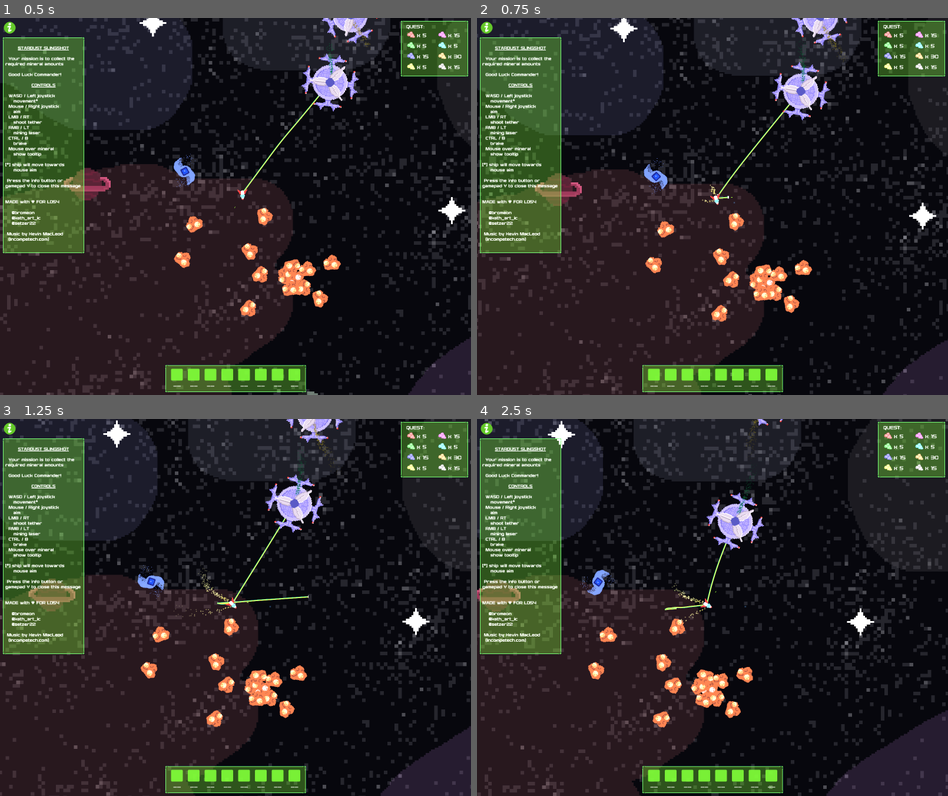
Above: before the commit, frames 1-4 (two rows, left to right).
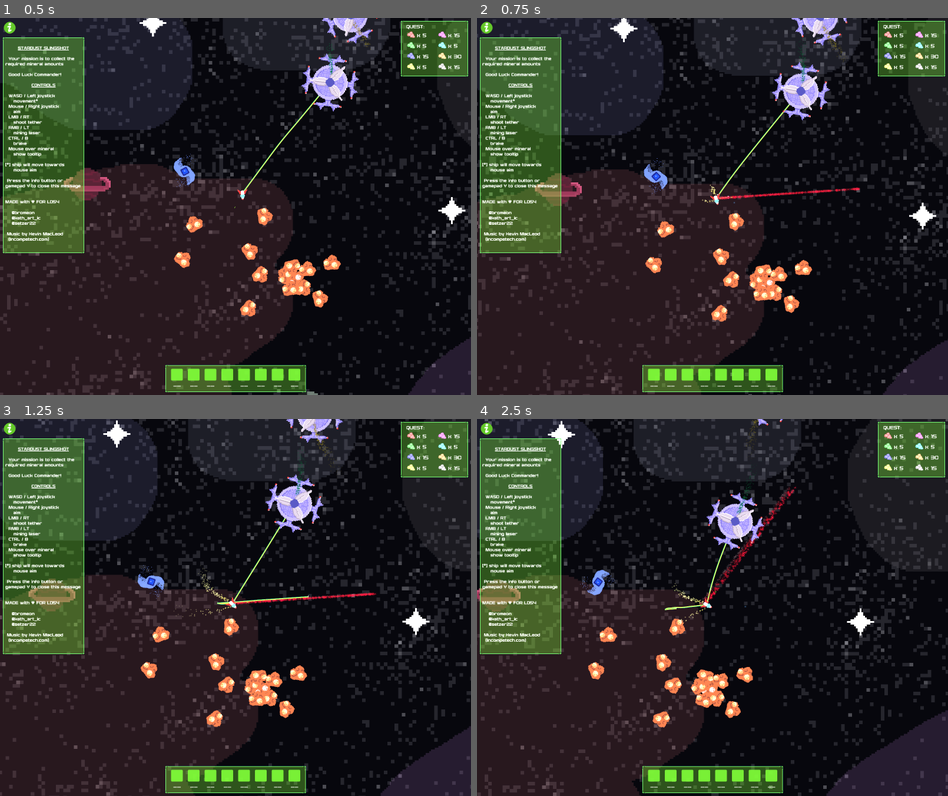
Above: after the commit, the same moments.

Repository: Bromeon/LudumDare54
Game: Godot game, scene res://Scenes/GameViewport/GameViewport.tscn
Two runs of this game, one before a commit and one after it. Both use one fixed random seed, a clock stepped at 60 frames per second and the inputs below. The engine's default icon, where the game draws it, is replaced by a stand-in: a white triangle on a blue panel in a dark square.
Inputs (mouse positions are in pixels of both pictures, inside the frame that each line leads up to):
- Up to frame 1 (0.5 s): no input
- Up to frame 2 (0.75 s): move the mouse to (816, 187) at 0.52 s; hold D (Right) from 0.53 s (still down); hold Right mouse button (ShootLaser) from 0.53 s (still down); click (816, 187) at 0.67 s
- Up to frame 3 (1.25 s): keep holding D (Right); keep holding Right mouse button (ShootLaser)
- Up to frame 4 (2.5 s): move the mouse to (618, 626) at 1.27 s; release D (Right) at 1.28 s; release Right mouse button (ShootLaser) at 1.28 s; hold Ctrl (Brake) 1.28-2.03 s; tap Space (ShootTether) at 1.35 s; move the mouse to (759, 524) at 2.02 s; hold D (Right) from 2.03 s (still down); hold Right mouse button (ShootLaser) from 2.03 s (still down)

Frame 1 is identical in both runs. In frame 2, 0.2% of the frame differs, in the area x 51-82%, y 44-49%; in frame 3, 0.2%; in frame 4, 0.4%, in the area x 47-68%, y 17-50%.

Commit message:
Fix laser on web, 2nd attempt

Diff:
--- a/Scenes/PlayerShip/Laser.tscn
+++ b/Scenes/PlayerShip/Laser.tscn
@@ -29,9 +29,6 @@
 scale_min = 1.8
 scale_max = 2.2
 color_ramp = SubResource("GradientTexture1D_axka1")
-collision_mode = 1
-collision_friction = 0.1
-collision_bounce = 0.75
 
 [sub_resource type="Gradient" id="Gradient_qxh4a"]
 offsets = PackedFloat32Array(0, 0.038961, 0.638743, 0.793194, 1)
@@ -66,7 +63,6 @@
 process_material = SubResource("ParticleProcessMaterial_ia2is")
 texture = ExtResource("2_wtf1c")
 lifetime = 0.2
-visibility_rect = Rect2(-1000, -1000, 2000, 2000)
 
 [node name="Impact" type="GPUParticles2D" parent="."]
 z_index = 1
@@ -74,7 +70,6 @@
 process_material = SubResource("ParticleProcessMaterial_r0e02")
 texture = ExtResource("2_wtf1c")
 lifetime = 0.5
-visibility_rect = Rect2(-1000, -1000, 2000, 2000)
 
 [node name="SFX" type="AudioStreamPlayer" parent="."]
 stream = ExtResource("3_kun3p")
Not shown: 1 places in Scenes/Main/Main.tscn that only renumber resources
